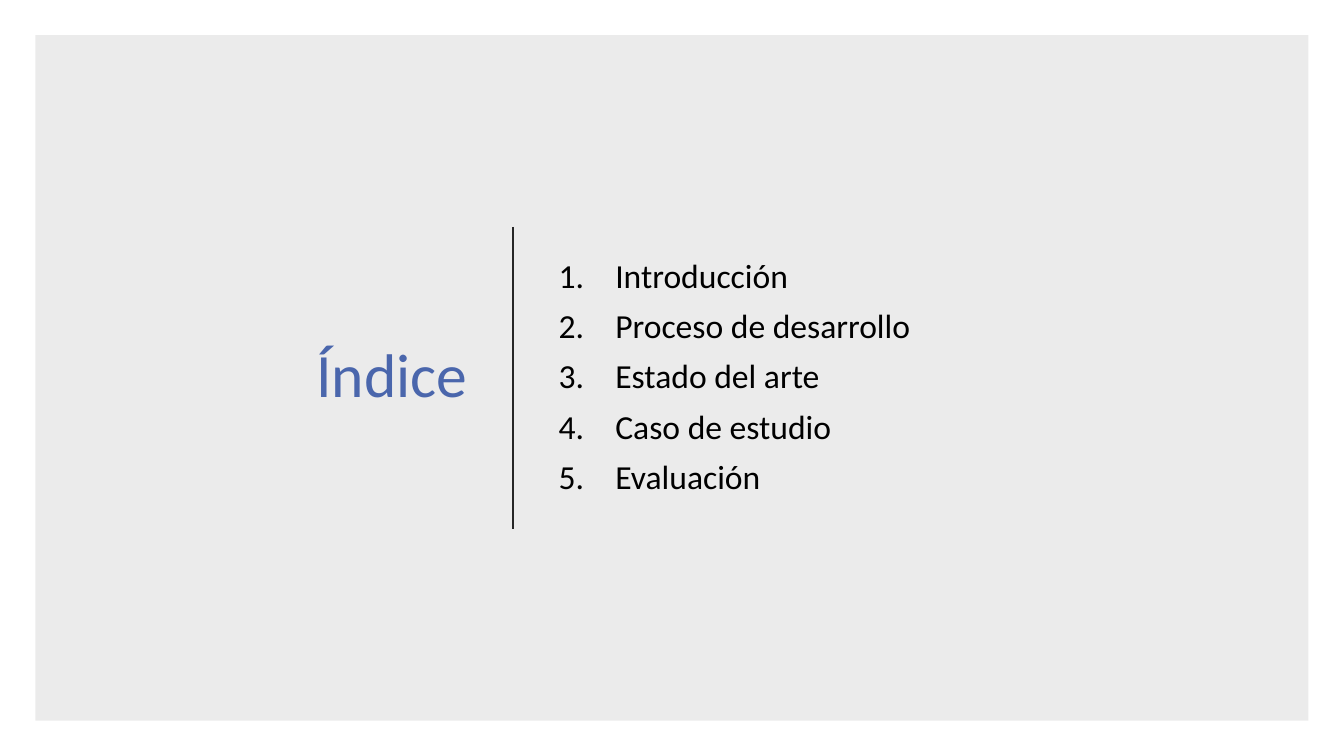
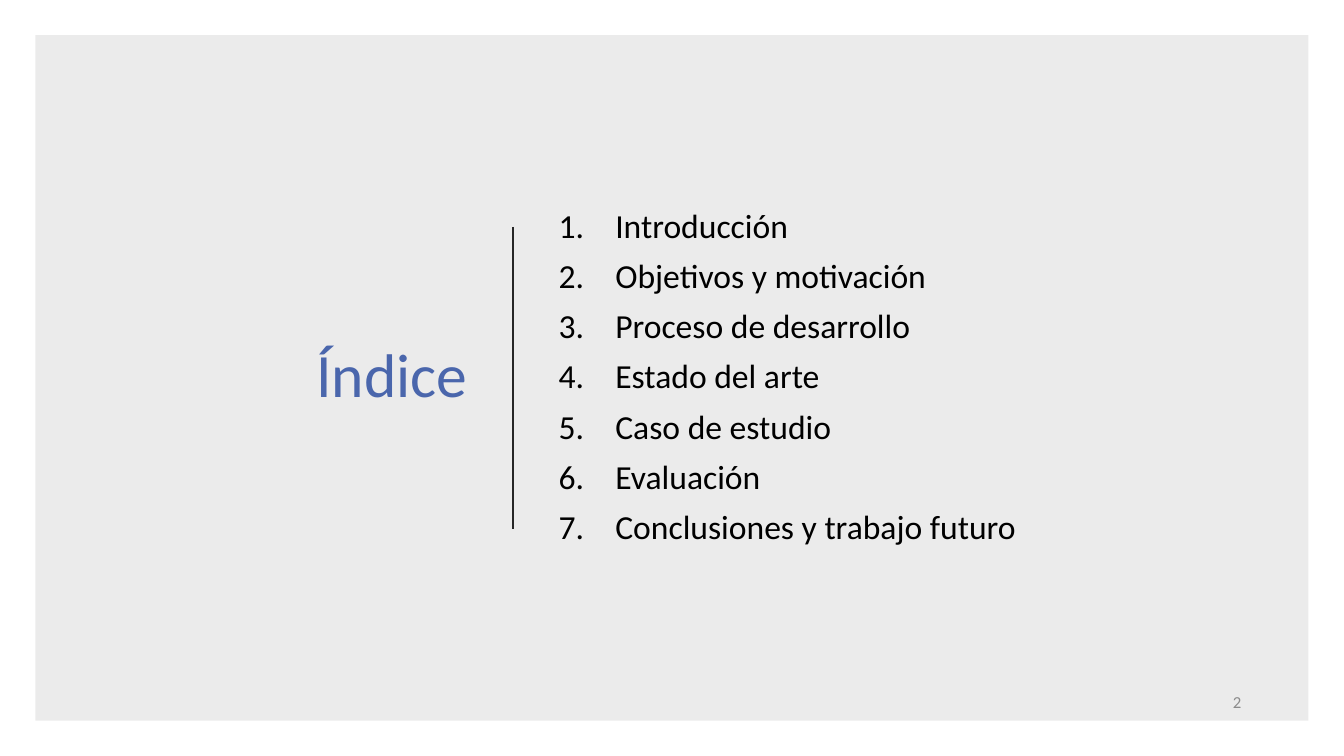
Before and after one commit to VictorIranzo/TFG_Microservices, a slide deck: slide 2 of Trabajo/Presentación/Desarrollo de software basado en microservicios.pptx. Drawn at 1344x756 pixels with LibreOffice and Linux fonts; fonts in the diff are those of the drawing. Boxes give left, top, right and bottom in pixels: in the first picture for what was removed or moved away, otherwise in the second. Text is boxed around its words. In the diff, an @@ line names an element or a change of style, - is before the commit and + after.

```diff
--- a/Trabajo/Presentación/Desarrollo de software basado en microservicios.pptx
+++ b/Trabajo/Presentación/Desarrollo de software basado en microservicios.pptx
@@ text at (615, 264, 926, 294): paragraph added @@
+2. Objetivos y motivación
@@ text at (615, 515, 1016, 545): paragraph added @@
+7. Conclusiones y trabajo futuro
@@ page number added at (1233, 697, 1241, 708), 12 pt, text #8C8C8C @@
+2
```
Also in this commit, not shown: 29 other slides changed, 12 slides added, 10 slides removed, 1 other file.
